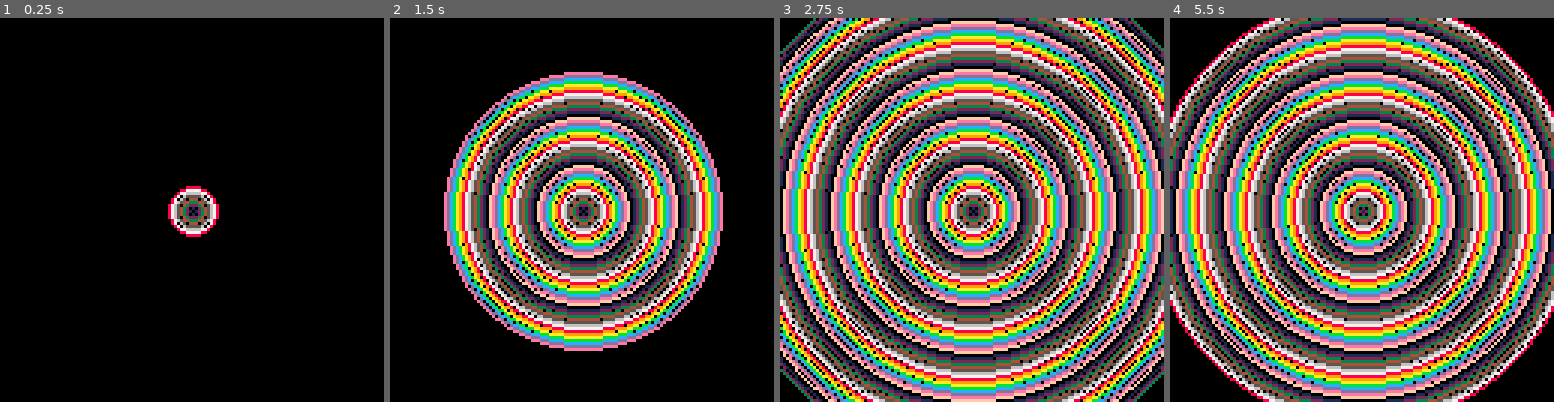
Above: before the commit, frames 1-4 (left to right).
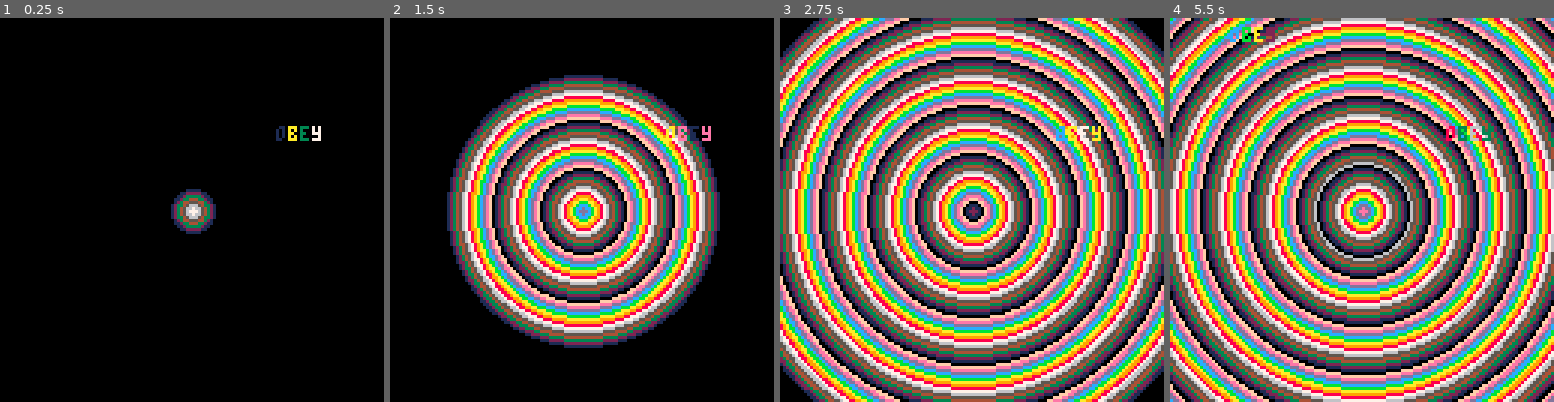
Above: after the commit, the same moments.

Repository: uvehj/pico8-practice
Game: PICO-8 cartridge files/circles.p8
The game is run twice, just before and just after one commit, with the same random seed, the same clock (stepped at 60 frames per second) and the same inputs.
Inputs:
- Up to frame 1 (0.25 s): no input
- Up to frame 2 (1.5 s): no input
- Up to frame 3 (2.75 s): no input
- Up to frame 4 (5.5 s): no input

The runs differ from the first frame. In frame 1, 1.5% of the frame differs, in the area x 43-84%, y 28-58%; in frame 2, 37%; in frame 3, 98%; in frame 4, 98%, in the area x 0-100%, y 0-100%.

Commit message:
Small fixes
Changed how cirlces operates

Diff:
--- a/files/circles.p8
+++ b/files/circles.p8
@@ -3,20 +3,31 @@
 __lua__
 --draws colourful circles
 frame = 0
-offset = 0
+textx = rnd(100)
+texty = rnd(100)
 function _init()
 	cls()
 end
 function _update()
 	frame += 1
-	-- loop at 94
-	if frame > 94 then
-		offset += 1
+	-- loop at 400
+	if frame > 150 then
 		frame = 0
-		cls()
+		textx = rnd(100)
+		texty = rnd(100)
 	end
-	color = frame + offset
-	circ(64,64, frame, color)
+	i = frame
+	ccounter = 0
+	while i > 0 do
+		color = ccounter
+		circfill(64,64, i, color)
+		i -= 1
+		ccounter += 1
+	end
+	print("o", textx+4,texty,rnd(15))
+	print("b", textx+8,texty,rnd(15))
+	print("e", textx+12,texty,rnd(15))
+	print("y", textx+16,texty,rnd(15))
 end
 --[[function _draw()
 	i = 1
--- a/files/toytrain.p8
+++ b/files/toytrain.p8
@@ -43,6 +43,10 @@
 		speed = speed * 1.05
 	else
 		speed = speed * 1.5
+	end
+
+	if speed < 0.1 then
+		speed = 0
 	end
 
 	if speed > 1.5 and switch_state == 1 then
Not shown, changed: the thumbnail (__label__) section of files/circles.p8
Not shown, changed: files/Images/circles.p8.png
Not shown, changed: files/Images/toytrain.p8.png
